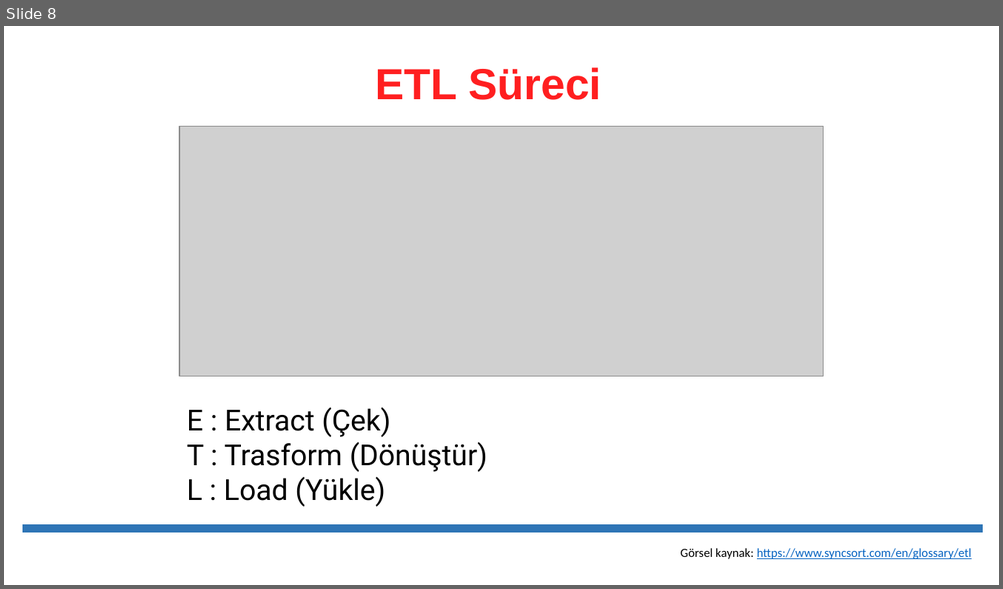
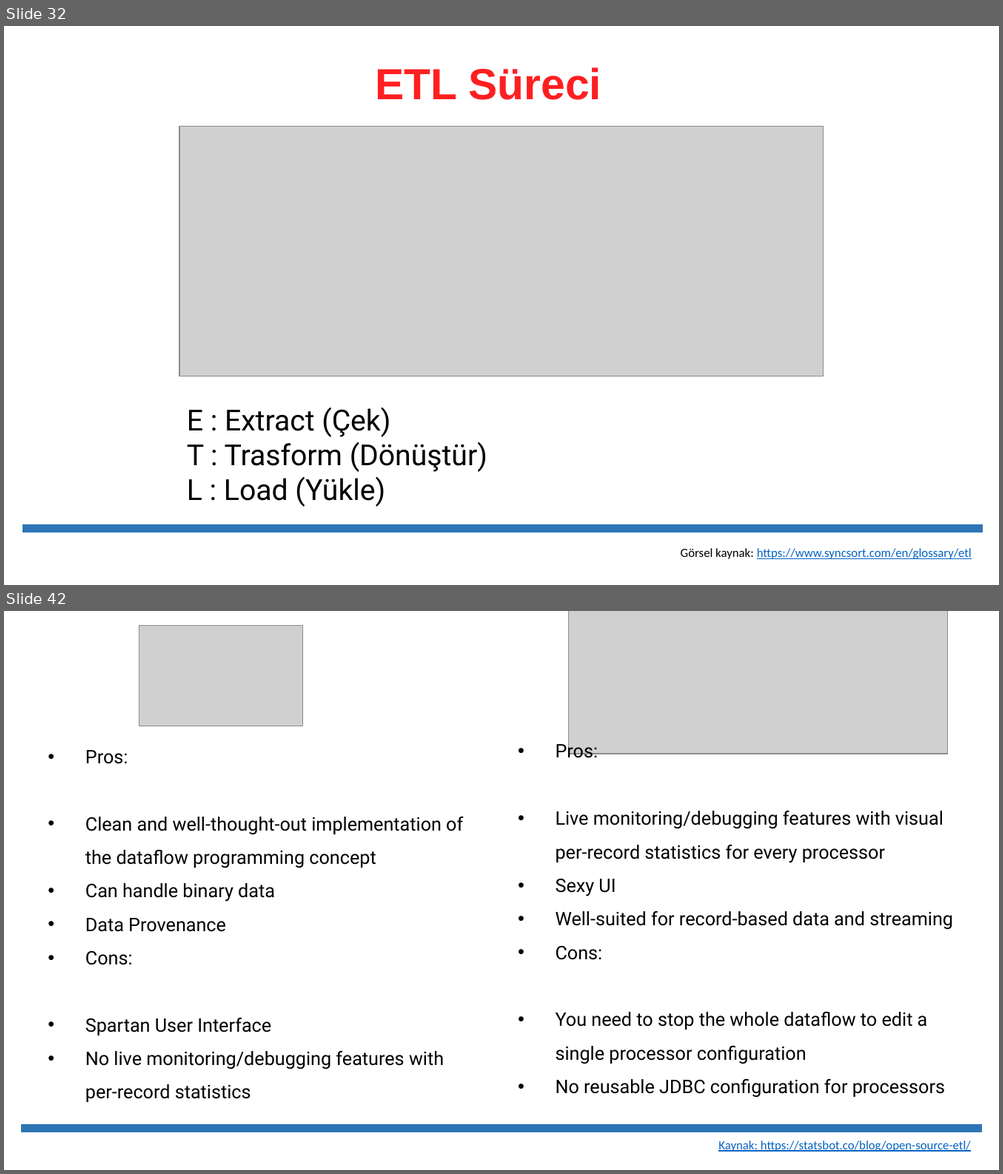
Before and after one commit to erkansirin78/preprocessing-analysis-ml-dl-big-data, a slide deck: 08_etl/01_ETL_Darawarehouse.pptx. Shown one above the other, each under a label of ours: slide 8 before the commit, slides 32 and 42 after it; the slides between them are not shown. The pictures are 1003x589 and 1003x1174 pixels, drawn with LibreOffice and Linux fonts; fonts in the diff are those of the drawing; grey boxes stand for pictures. Boxes give left, top, right and bottom in pixels: in the first picture for what was removed or moved away, otherwise in the second. Text is boxed around its words. In the diff, an @@ line names an element or a change of style, - is before the commit and + after.

```diff
--- a/08_etl/01_ETL_Darawarehouse.pptx
+++ b/08_etl/01_ETL_Darawarehouse.pptx
@@ slide 42 added at (4,611,999,1170), background #FFFFFF @@
@@ picture added at (139,625,302,726) @@
@@ picture added at (569,611,948,754) @@
@@ text added at (555,741,953,1098), 18 pt, text #000000 @@
+• Pros:
+• Live monitoring/debugging features with visual per-record statistics for every processor
+• Sexy UI
+• Well-suited for record-based data and streaming
+• Cons:
+• You need to stop the whole dataflow to edit a single processor configuration
+• No reusable JDBC configuration for processors
@@ text added at (85,750,463,1102), 18 pt, text #000000 @@
+• Pros:
+• Clean and well-thought-out implementation of the dataflow programming concept
+• Can handle binary data
+• Data Provenance
+• Cons:
+• Spartan User Interface
+• No live monitoring/debugging features with per-record statistics
@@ line added from (21, 1129) to (982, 1129), #2E75B6 8 pt @@
@@ text added at (718,1141,970,1152), 12 pt, text #0563C1, underline @@
+Kaynak: https://statsbot.co/blog/open-source-etl/
@@ what was slide 8 is now slide 32 @@
```
Also in this commit, not shown: 4 slides changed, 33 other slides added, 34 other files.
